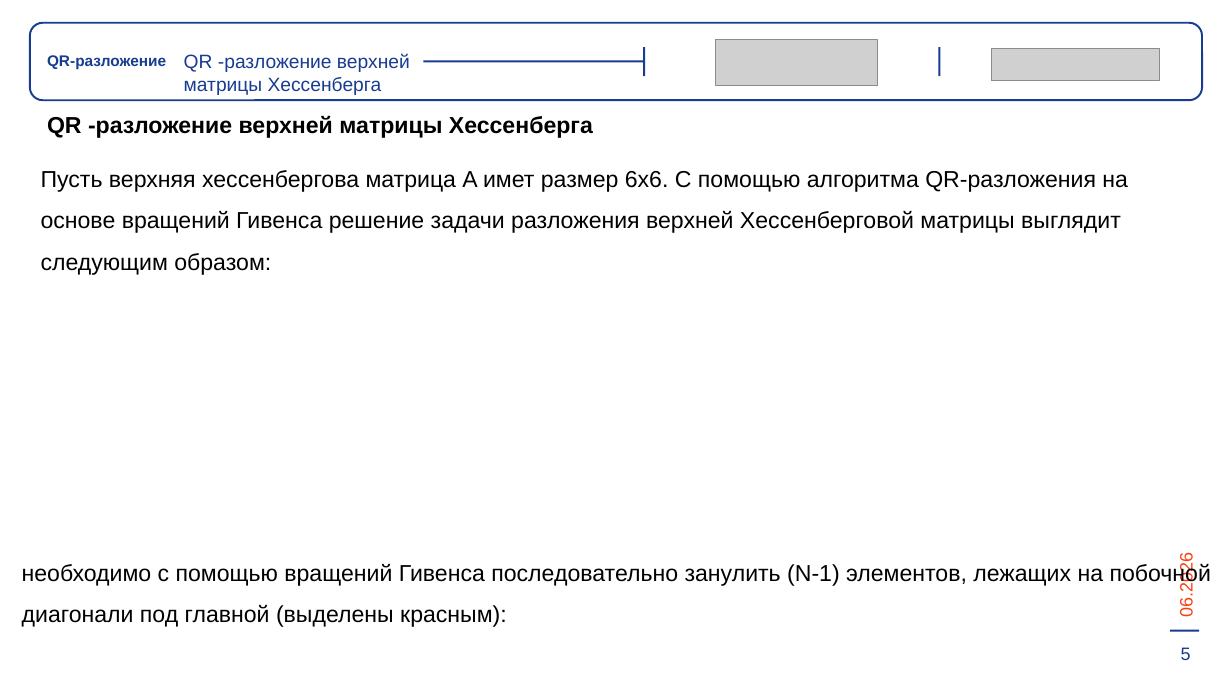
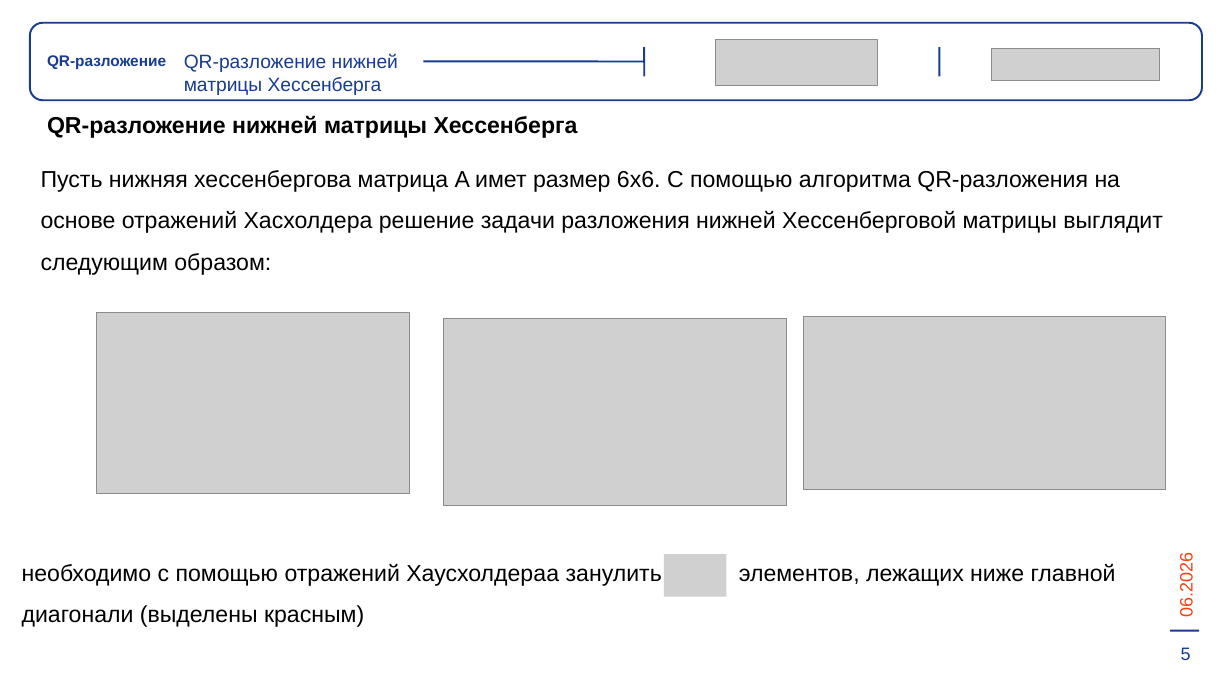
Before and after one commit to wellcome2AD/QR-decomposition, a slide deck: slide 17 of отчётность/диплом.pptx. Drawn at 1232x693 pixels with LibreOffice and Linux fonts; fonts in the diff are those of the drawing; grey boxes stand for pictures. Boxes give left, top, right and bottom in pixels: in the first picture for what was removed or moved away, otherwise in the second. Text is boxed around its words. In the diff, an @@ line names an element or a change of style, - is before the commit and + after.

```diff
--- a/отчётность/диплом.pptx
+++ b/отчётность/диплом.pptx
@@ text at bbox=[184, 53, 398, 95]: text changed @@
-QR -разложение верхней матрицы Хессенберга
+QR-разложение нижней матрицы Хессенберга
@@ text at bbox=[47, 115, 578, 138]: text changed @@
-QR -разложение верхней матрицы Хессенберга
+QR-разложение нижней матрицы Хессенберга
@@ text at bbox=[41, 170, 1163, 275]: text changed @@
-Пусть верхняя хессенбергова матрица A имет размер 6x6. С помощью алгоритма QR-разложения на основе вращений Гивенса решение задачи разложения верхней Хессенберговой матрицы выглядит следующим образом:
+Пусть нижняя хессенбергова матрица A имет размер 6x6. С помощью алгоритма QR-разложения на основе отражений Хасхолдера решение задачи разложения нижней Хессенберговой матрицы выглядит следующим образом:
@@ picture added at bbox=[96, 313, 409, 494] @@
@@ picture added at bbox=[444, 318, 787, 506] @@
@@ picture added at bbox=[803, 317, 1165, 490] @@
@@ text at bbox=[22, 564, 1116, 586]: text changed @@
-необходимо с помощью вращений Гивенса последовательно занулить (N-1) элементов, лежащих на побочной диагонали под главной (выделены красным):
+необходимо с помощью отражений Хаусхолдераа занулить элементов, лежащих ниже главной диагонали (выделены красным)
@@ picture added at bbox=[664, 555, 726, 597] @@
```
Also in this commit, not shown: 1 other slide changed, 2 slides added, 2 slides removed, 4 other files.
